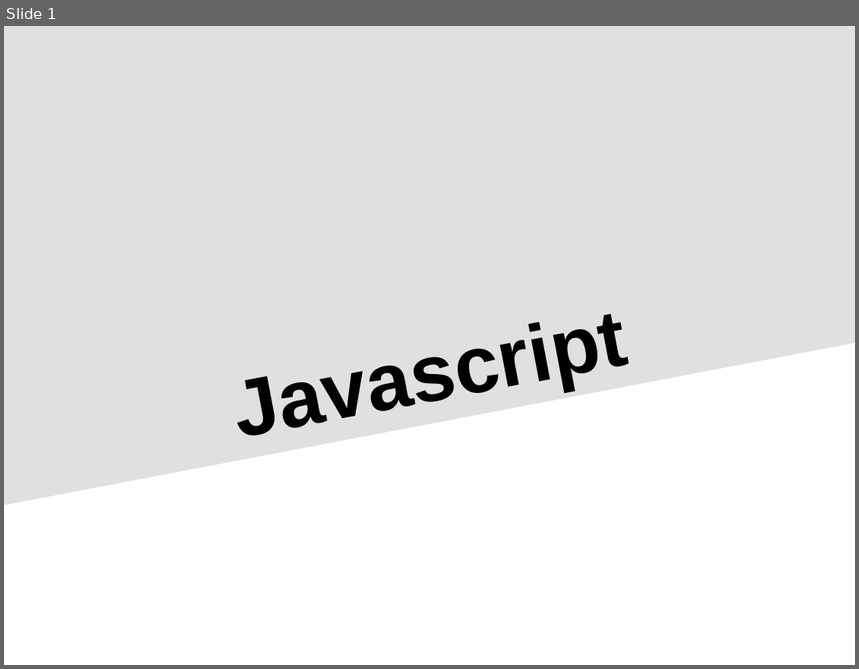
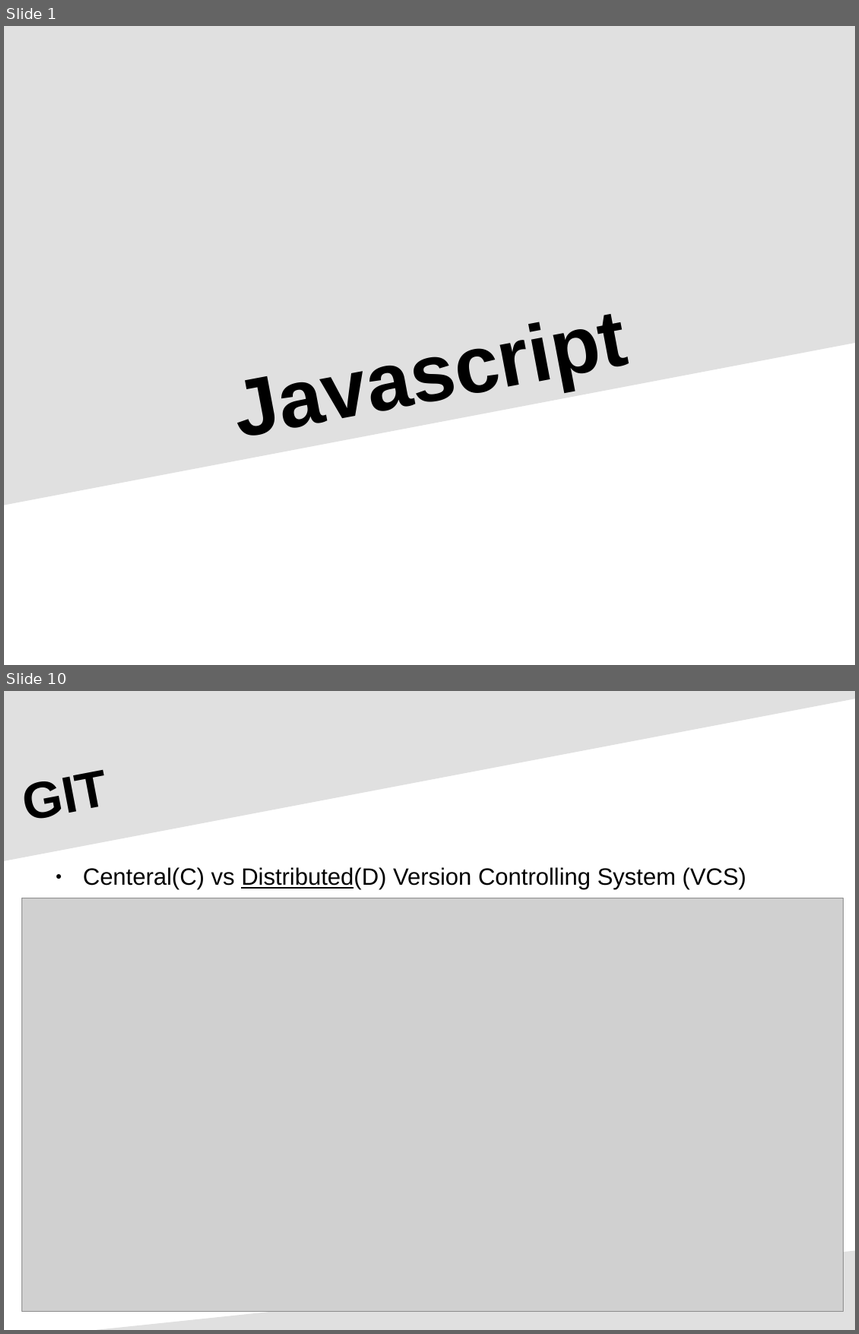
Before and after one commit to rajeshchauhan23102008/documents, a slide deck: src/courses/Javascript - Progress Theme.odp. Shown one above the other, each under a label of ours: slide 1 before the commit, slides 1 and 10 after it; the slides between them are not shown. The pictures are 859x669 and 859x1334 pixels, drawn with LibreOffice and Linux fonts; fonts in the diff are those of the drawing; grey boxes stand for pictures. Boxes give left, top, right and bottom in pixels: in the first picture for what was removed or moved away, otherwise in the second. Text is boxed around its words. In the diff, an @@ line names an element or a change of style, - is before the commit and + after.

```diff
--- a/src/courses/Javascript - Progress Theme.odp
+++ b/src/courses/Javascript - Progress Theme.odp
@@ slide 10 added at [4,691,855,1330], background #FFFFFF @@
@@ freeform shape added at [4,691,855,861], fill #E0E0E0 @@
@@ title added at [12,691,785,853], 47.9 pt, text #000000, bold @@
+GIT
@@ text added at [83,867,747,890], 22 pt, text #000000 @@
+● Centeral(C) vs Distributed(D) Version Controlling System (VCS)
@@ picture added at [22,898,844,1311] @@
@@ freeform shape added at [97,1250,855,1330], fill #E0E0E0 @@
```
Also in this commit, not shown: 7 slides changed, 3 other slides added, 16 other files.
